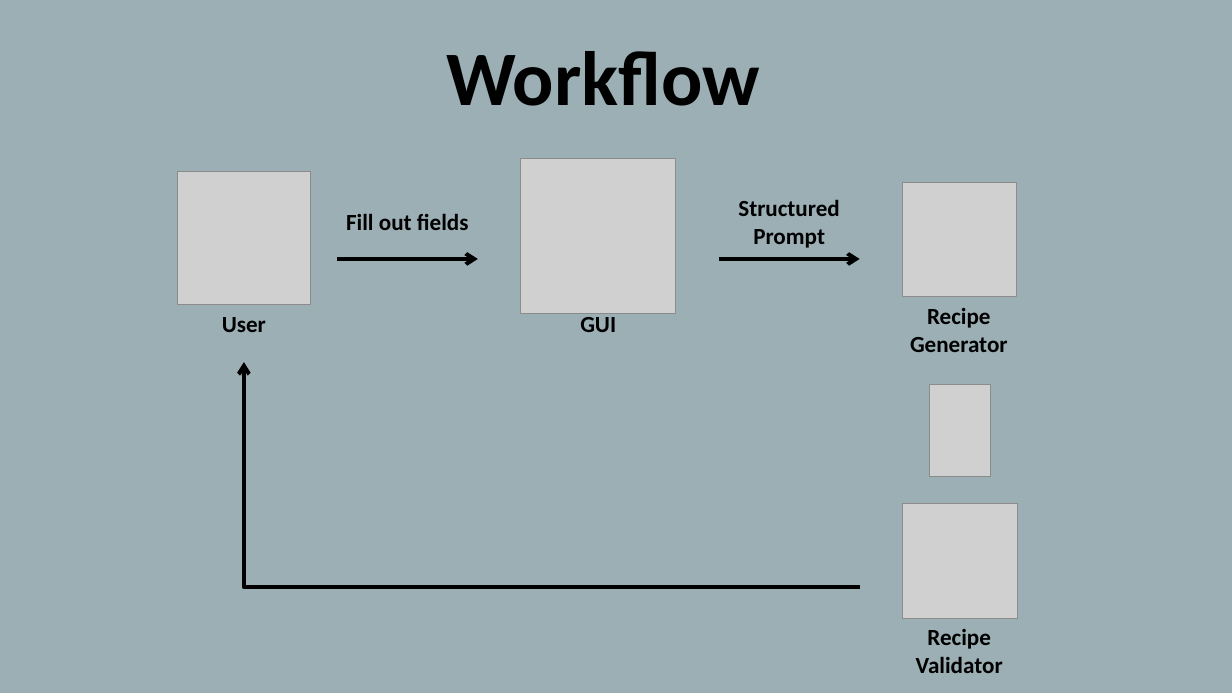
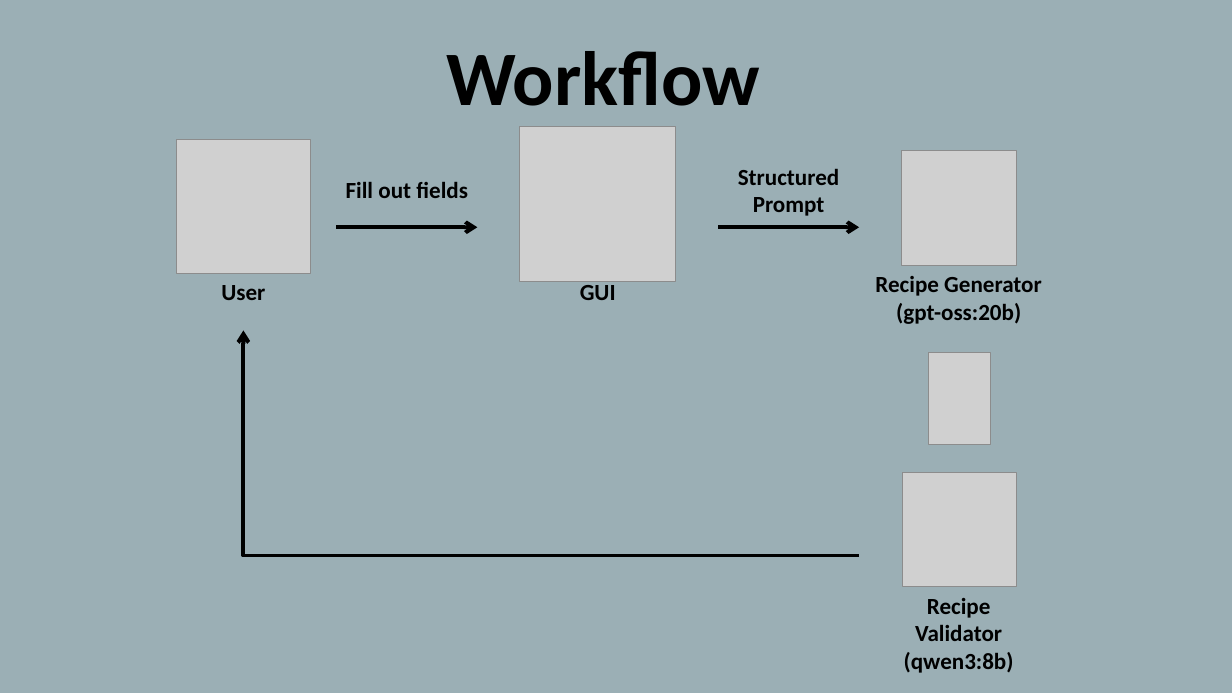
Before and after one commit to selenahuang017/llm-recipe-generation, a slide deck: slide 1 of Documentation/Workflow.pptx. Drawn at 1232x693 pixels with LibreOffice and Linux fonts; fonts in the diff are those of the drawing; grey boxes stand for pictures. Boxes give left, top, right and bottom in pixels: in the first picture for what was removed or moved away, otherwise in the second. Text is boxed around its words. In the diff, an @@ line names an element or a change of style, - is before the commit and + after.

```diff
--- a/Documentation/Workflow.pptx
+++ b/Documentation/Workflow.pptx
@@ 5 pictures, 4 texts, 2 arrows, 1 elbow arrow: place and size @@
-5 pictures, 4 texts, 2 arrows, 1 elbow arrow at bbox=[177, 158, 1018, 618]
+5 pictures, 4 texts, 2 arrows, 1 elbow arrow at bbox=[177, 127, 1017, 587]
@@ text "Recipe Generator": place and size @@
-text "Recipe Generator" at bbox=[910, 308, 1008, 352]
+text "Recipe Generator" at bbox=[875, 276, 1042, 324]
@@ text at bbox=[896, 303, 1021, 324]: paragraph added @@
+(gpt-oss:20b)
@@ text "Recipe": place and size @@
-text "Recipe" at bbox=[916, 629, 1003, 673]
+text "Recipe" at bbox=[904, 598, 1014, 673]
@@ text at bbox=[904, 652, 1014, 673]: paragraph added @@
+(qwen3:8b)
```
Also in this commit, not shown: 1 other file.
